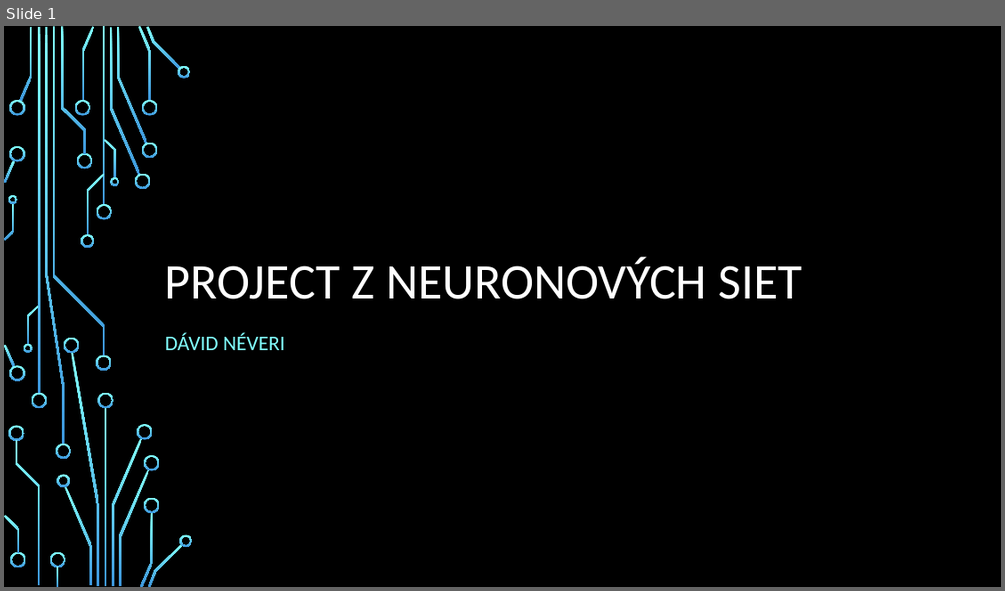
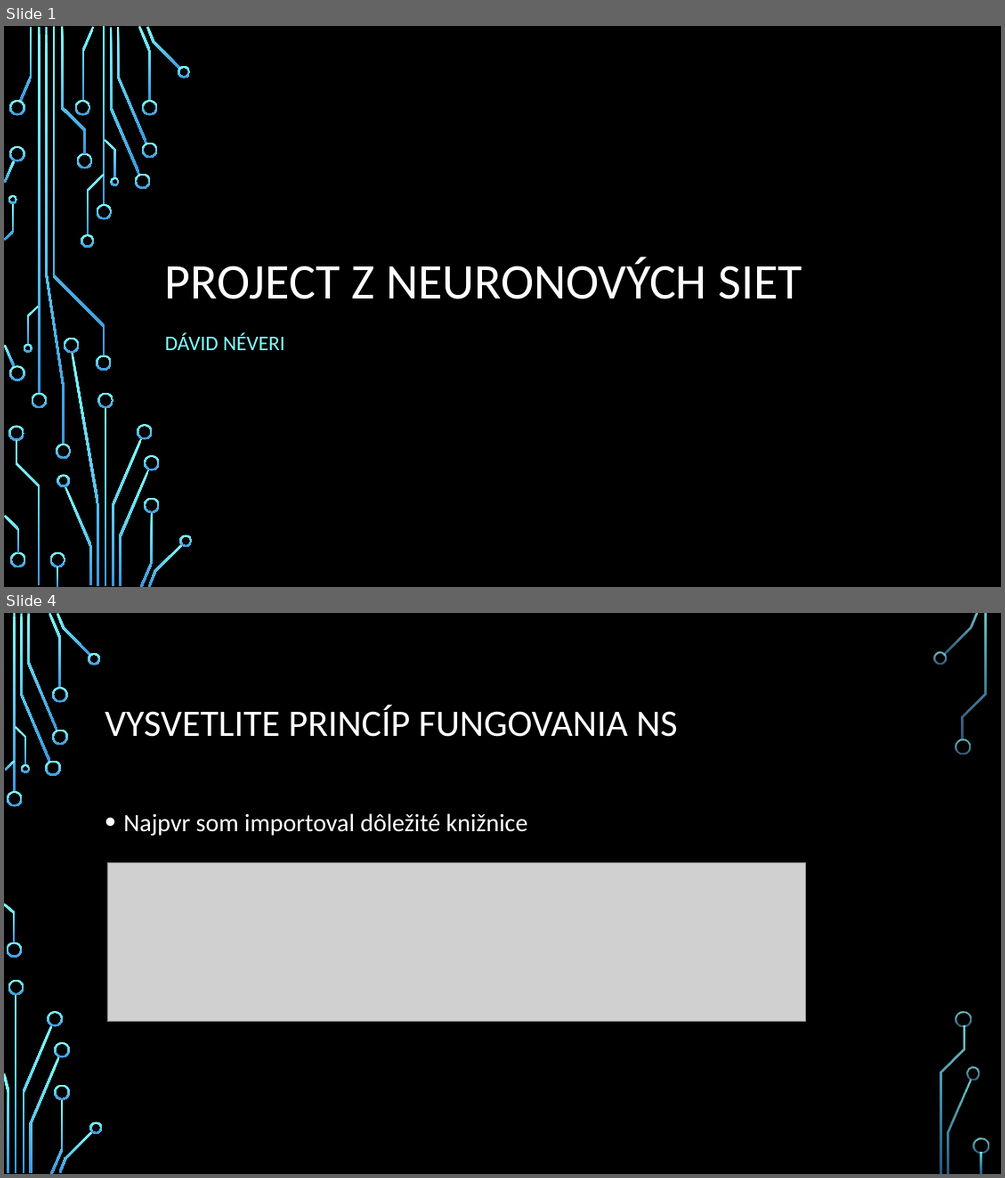
Before and after one commit to georgeob/Neveri_NS2020, a slide deck: Néveri_NS2019.pptx. Shown one above the other, each under a label of ours: slide 1 before the commit, slides 1 and 4 after it; the slides between them are not shown. The pictures are 1005x591 and 1005x1178 pixels, drawn with LibreOffice and Linux fonts; fonts in the diff are those of the drawing; grey boxes stand for pictures; background and template pictures are left out. Boxes give left, top, right and bottom in pixels: in the first picture for what was removed or moved away, otherwise in the second. Text is boxed around its words. In the diff, an @@ line names an element or a change of style, - is before the commit and + after.

```diff
--- a/Néveri_NS2019.pptx
+++ b/Néveri_NS2019.pptx
@@ slide 4 added at box(4, 613, 1001, 1174), background picture (left out) @@
@@ title added at box(105, 705, 677, 737), 36 pt, text #FFFFFF @@
+VYSVETLITE PRINCÍP FUNGOVANIA NS
@@ text added at box(123, 813, 528, 835), 24 pt, text #FFFFFF @@
+• Najpvr som importoval dôležité knižnice
@@ picture added at box(107, 862, 805, 1022) @@
@@ group added at box(4, 613, 989, 1174): 33 freeform shapes, 3 rectangles @@
```
Also in this commit, not shown: 13 other slides added, 1 slide removed.
